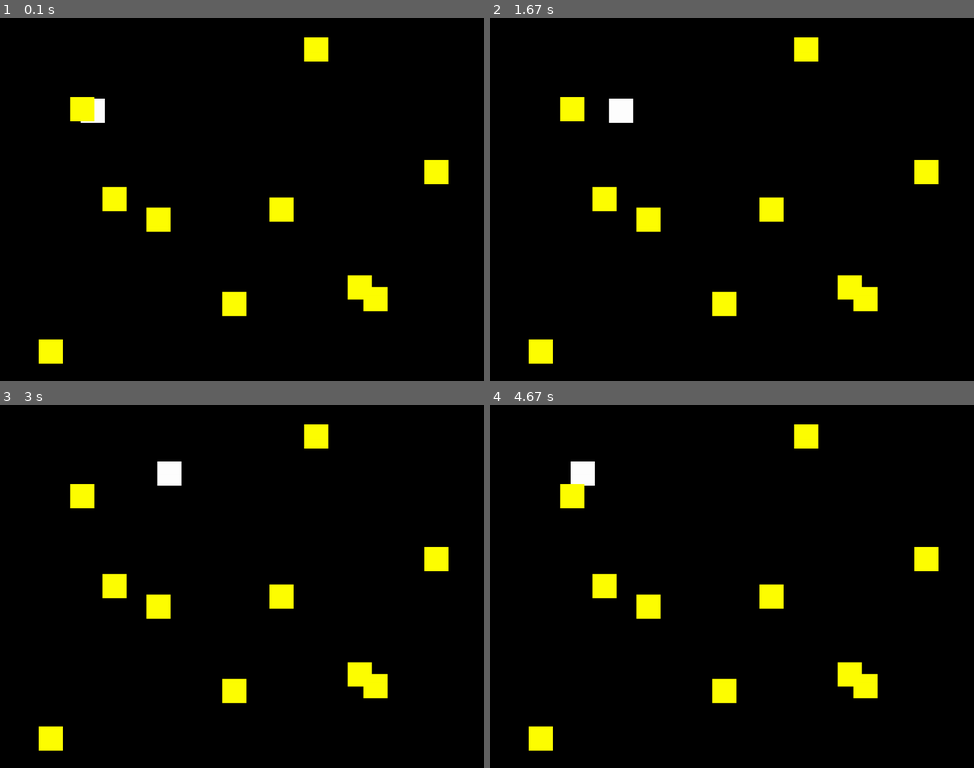
Above: before the commit, frames 1-4 (two rows, left to right).
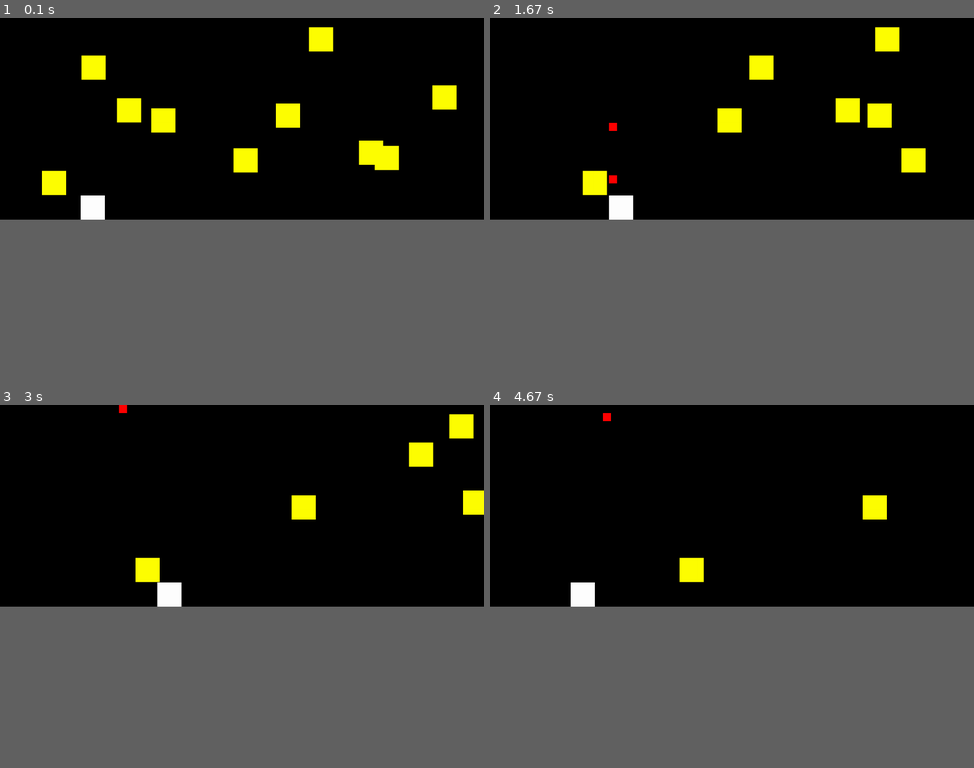
Above: after the commit, the same moments.

Repository: Djkde01/PygameMapping
Game: pygame game, started from juego.py
Same seed, same stepped clock (60 frames per second), same inputs: the game is played once before the commit and once after it.
Inputs (mouse positions are in pixels of both pictures, inside the frame that each line leads up to):
- Up to frame 1 (0.1 s): no input
- Up to frame 2 (1.67 s): click (732, 119) at 0.38 s; hold Right 0.67-1.13 s; click (886, 112) at 1.22 s; click (736, 130) at 1.55 s
- Up to frame 3 (3 s): click (125, 506) at 1.88 s; hold Up 2.17-2.47 s; hold Right 2.5-2.97 s
- Up to frame 4 (4.67 s): hold Left 3-3.53 s; click (780, 550) at 3.62 s; hold Left 4.23-4.63 s
The window is 900x675 before the commit and 900x375 after it. Grey fills any space a smaller window leaves; there, only what the larger window draws over its background counts as a difference.

The runs differ from the first frame. In frame 1, 6.9% of the frame differs, in the area x 8-95%, y 2-96%; in frame 2, 6.2%; in frame 3, 5.7%; in frame 4, 4.7%.

Commit message:
Colision

Diff:
--- a/juego.py
+++ b/juego.py
@@ -2,7 +2,7 @@
 import random
 
 ANCHO=1200
-ALTO=900
+ALTO=500
 NEGRO=[0,0,0]
 VERDE=[0,255,0]
 ROJO=[255,0,0]
@@ -17,13 +17,18 @@
         self.image.fill(BLANCO)
         self.rect = self.image.get_rect()
         self.rect.x = pos[0]
-        self.rect.y = pos[1]
+        self.rect.y = ALTO - self.rect.height
         self.velx = 0
         self.vely = 0
 
+    def RetPos(self):
+        x = self.rect.x
+        y = self.rect.y
+        return [x,y]
+
     def update(self):
         self.rect.x += self.velx
-        self.rect.y += self.vely
+        #self.rect.y += self.vely
 
 class Rival(pygame.sprite.Sprite):
     def __init__ (self,pos):
@@ -39,11 +44,25 @@
     def update(self):
         self.rect.x += self.velx
 
+class Bala(pygame.sprite.Sprite):
+    def __init__ (self,pos):
+        pygame.sprite.Sprite.__init__(self)
+        self.image = pygame.Surface([20,20])
+        self.image.fill(ROJO)
+        self.rect = self.image.get_rect()
+        self.rect.x = pos[0]
+        self.rect.y = pos[1]
+        self.vely = 0
+
+    def update(self):
+        self.rect.y += self.vely
+
 if __name__ == '__main__':
     ventana=pygame.display.set_mode([ANCHO,ALTO])
     #Grupos
     jugadores = pygame.sprite.Group()
     rivales = pygame.sprite.Group()
+    balas = pygame.sprite.Group()
 
     j=Jugador([200,200])
     jugadores.add(j)
@@ -51,7 +70,7 @@
     n=10
     for i in range(n):
         x = random.randrange(0,(ANCHO-60))
-        y = random.randrange(0,(ALTO-60))
+        y = random.randrange(0,(ALTO-100))
         vx = random.randrange(2,10)
         r = Rival([x,y])
         r.velx = vx
@@ -80,10 +99,27 @@
             if event.type == pygame.KEYUP:
                 j.velx = 0
                 j.vely = 0
+            if event.type == pygame.MOUSEBUTTONDOWN:
+                pos = j.RetPos()
+                b = Bala(pos)
+                b.vely = -10
+                balas.add(b)
+
+        #Control
+        ls_obj = pygame.sprite.spritecollide(j,rivales,True)
+
+        #Limpieza de memoria
+        for b in balas:
+            if b.rect.y < -50:
+                balas.remove(b)
+
         #Refresco
         jugadores.update()
+        rivales.update()
+        balas.update()
         ventana.fill(NEGRO)
         jugadores.draw(ventana)
         rivales.draw(ventana)
+        balas.draw(ventana)
         pygame.display.flip()
         reloj.tick(40)
